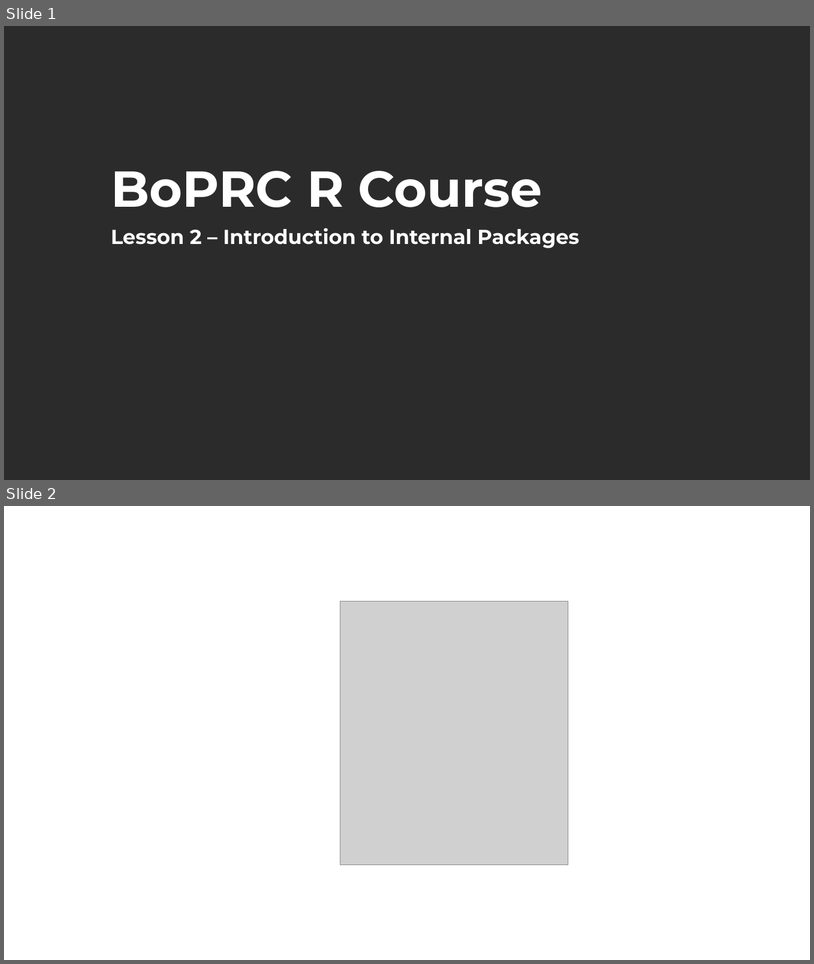
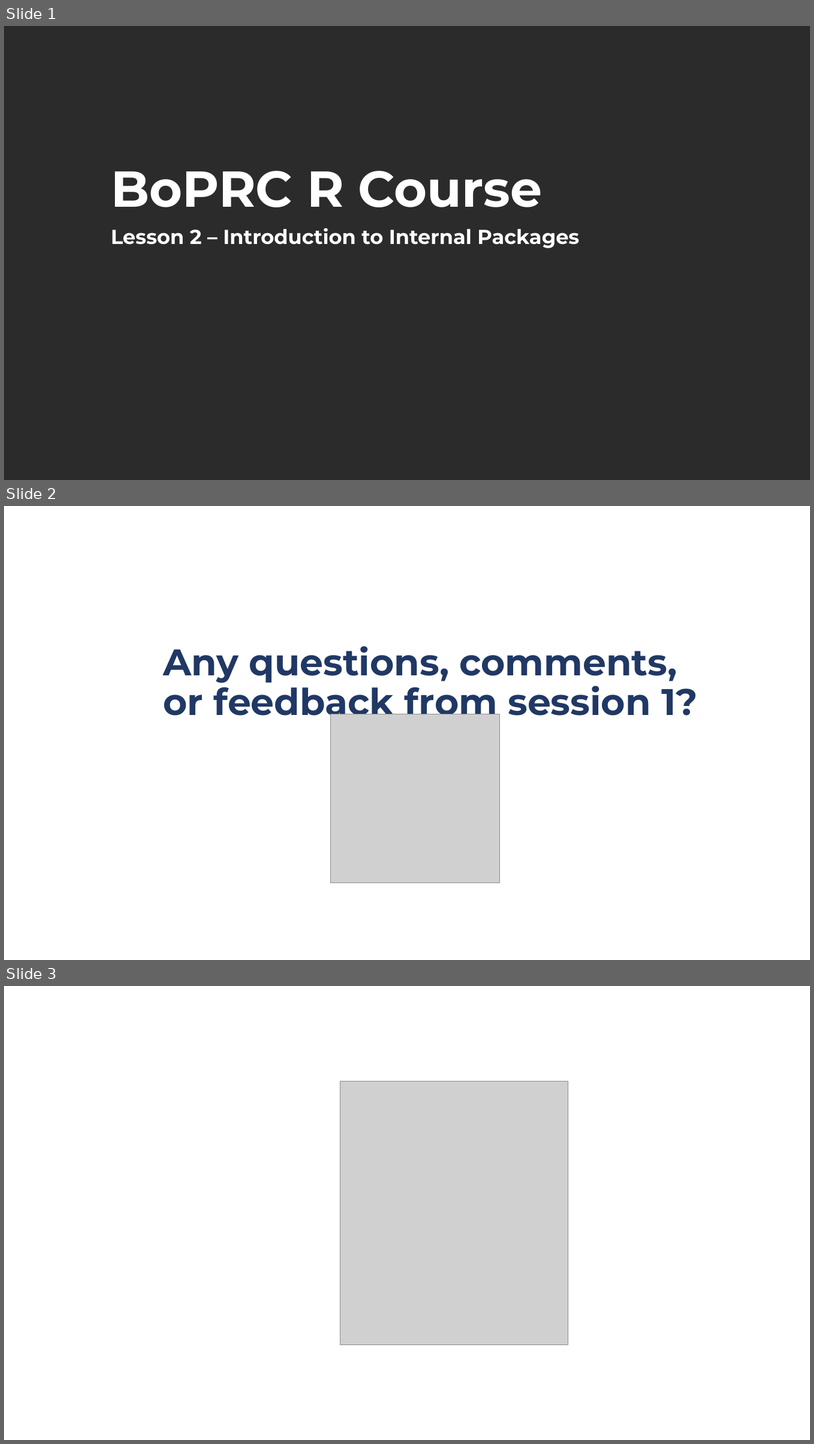
Before and after one commit to JamesBOPRC/BOPRC_R_Course_Lesson_2, a slide deck: BoPRC R Course Lesson 2.pptx. Shown one above the other, each under a label of ours: slides 1 and 2 before the commit, slides 1, 2 and 3 after it. The pictures are 814x964 and 814x1444 pixels, drawn with LibreOffice and Linux fonts; fonts in the diff are those of the drawing; grey boxes stand for pictures; background and template pictures are left out; a plain dark background stands for a picture behind light text. Boxes give left, top, right and bottom in pixels: in the first picture for what was removed or moved away, otherwise in the second. Text is boxed around its words. In the diff, an @@ line names an element or a change of style, - is before the commit and + after.

Commit message:
Added slide to ppt.

```diff
--- a/BoPRC R Course Lesson 2.pptx
+++ b/BoPRC R Course Lesson 2.pptx
@@ slide 2 added at [4, 506, 810, 960], background picture (left out) @@
@@ text added at [163, 646, 698, 724], 44 pt, text #203864, bold @@
+Any questions, comments, or feedback from session 1?
@@ picture added at [330, 714, 500, 882] @@
@@ what was slide 2 is now slide 3 @@
```
